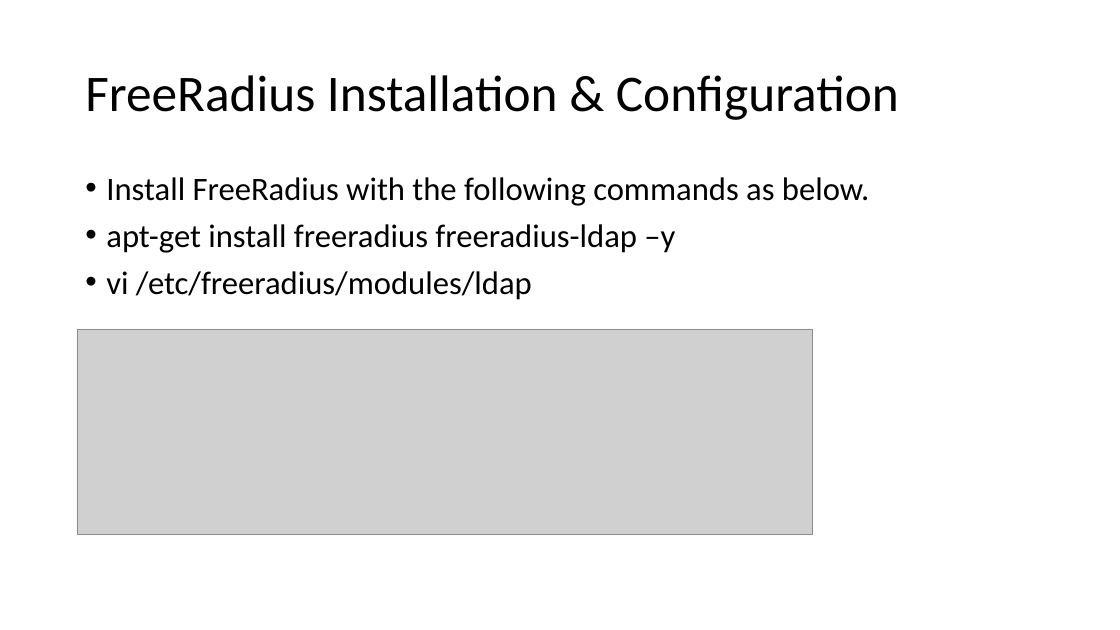
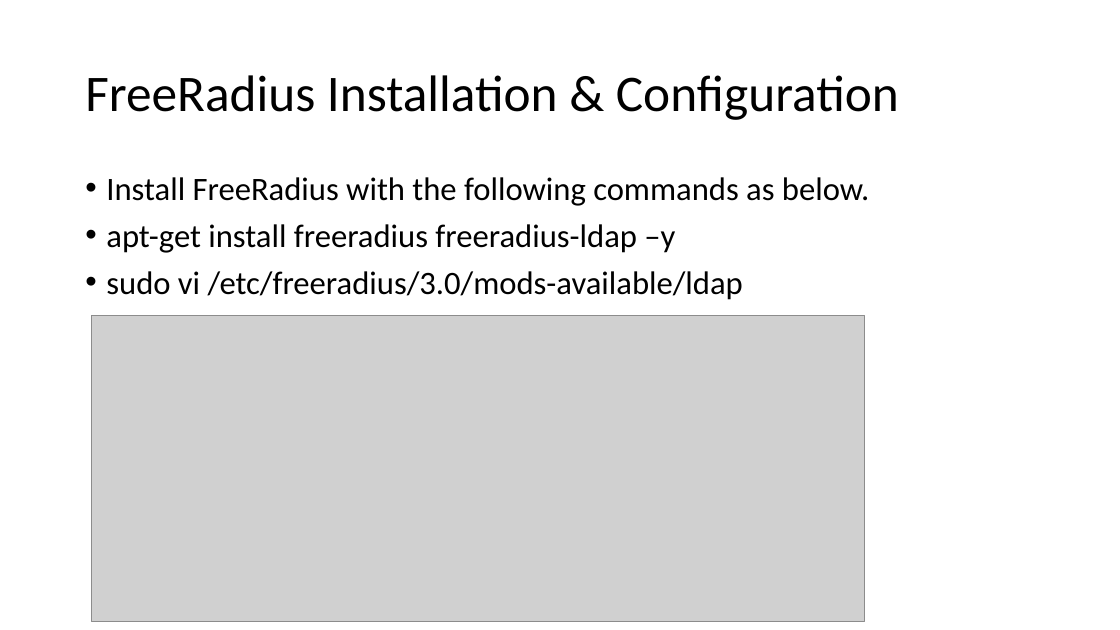
Before and after one commit to afnog/sse, a slide deck: slide 2 of radius/FreeRadius Exercise 2016.pptx. Drawn at 1120x630 pixels with LibreOffice and Linux fonts; fonts in the diff are those of the drawing; grey boxes stand for pictures. Boxes give left, top, right and bottom in pixels: in the first picture for what was removed or moved away, otherwise in the second. Text is boxed around its words. In the diff, an @@ line names an element or a change of style, - is before the commit and + after.

```diff
--- a/radius/FreeRadius Exercise 2016.pptx
+++ b/radius/FreeRadius Exercise 2016.pptx
@@ text at bbox=[106, 271, 743, 300]: text changed @@
-• vi /etc/freeradius/modules/ldap
+• sudo vi /etc/freeradius/3.0/mods-available/ldap
@@ picture: place and size @@
-picture at bbox=[77, 329, 813, 535]
+picture at bbox=[92, 315, 865, 621]
```
Also in this commit, not shown: 6 other slides changed, 1 other file.
